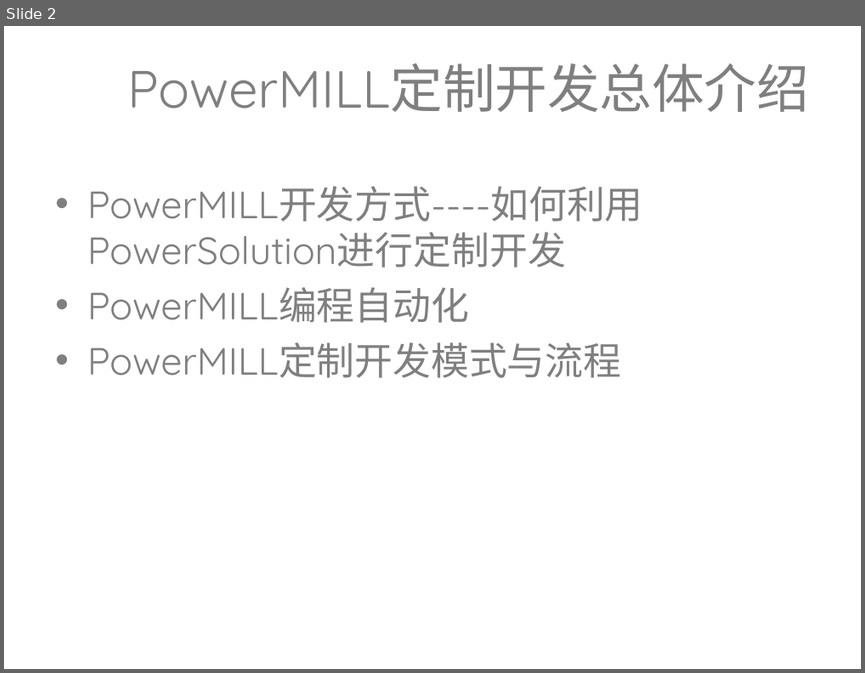
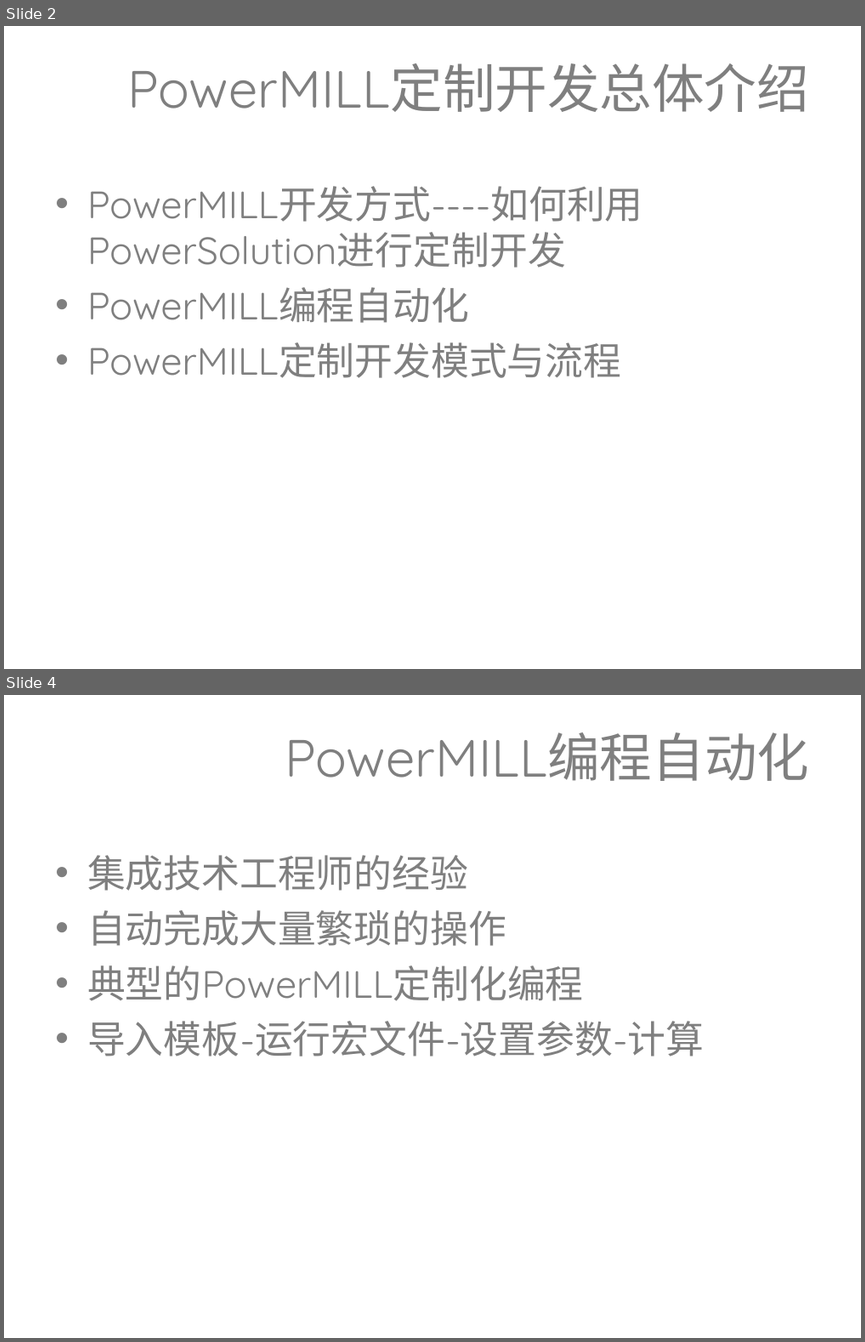
Before and after one commit to lixiaolei19821218/Training_PPT, a slide deck: 定制开发培训.ppt. Shown one above the other, each under a label of ours: slide 2 before the commit, slides 2 and 4 after it; the slides between them are not shown. The pictures are 865x673 and 865x1342 pixels, drawn with LibreOffice and Linux fonts; fonts in the diff are those of the drawing; background and template pictures are left out. Boxes give left, top, right and bottom in pixels: in the first picture for what was removed or moved away, otherwise in the second. Text is boxed around its words. In the diff, an @@ line names an element or a change of style, - is before the commit and + after.

Commit message:
完成第一版

```diff
--- a/定制开发培训.ppt
+++ b/定制开发培训.ppt
@@ slide 4 added at bbox=[4, 695, 861, 1338], background picture (left out) @@
@@ title added at bbox=[284, 732, 809, 781], 44 pt, text #7F7F7F @@
+PowerMILL编程自动化
@@ text added at bbox=[87, 855, 704, 1056], 32 pt, text #7F7F7F @@
+• 集成技术工程师的经验
+• 自动完成大量繁琐的操作
+• 典型的PowerMILL定制化编程
+• 导入模板-运行宏文件-设置参数-计算
```
Also in this commit, not shown: 21 other slides added, 1 slide removed.
